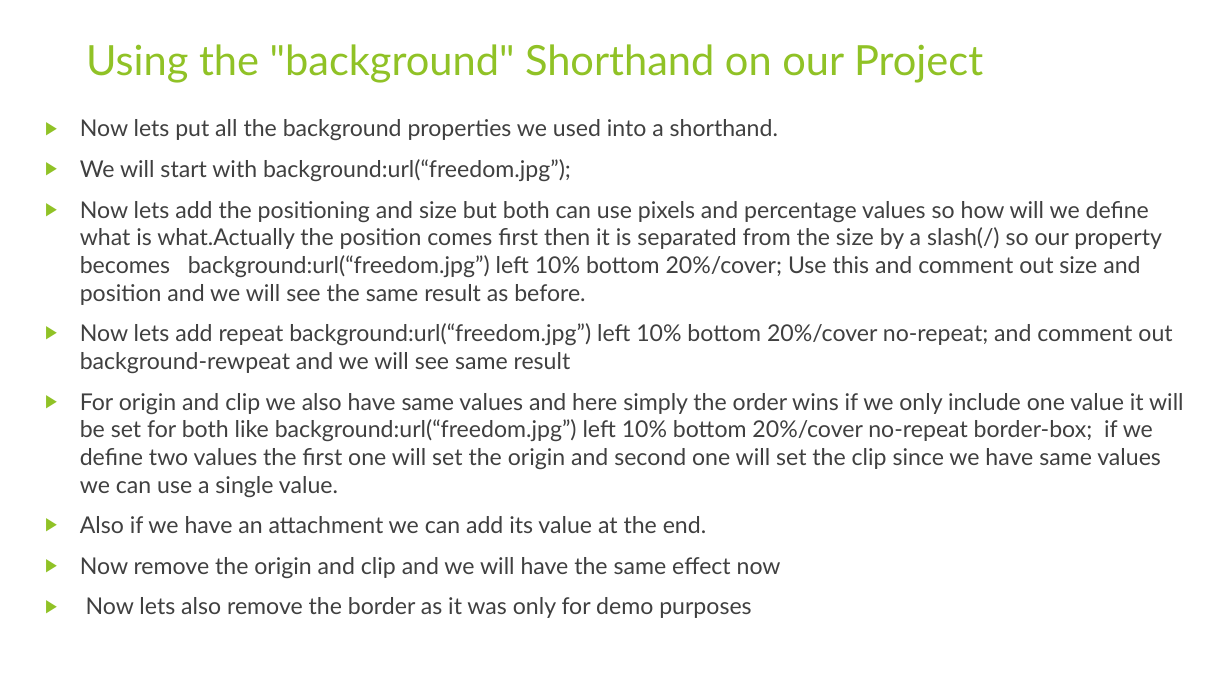
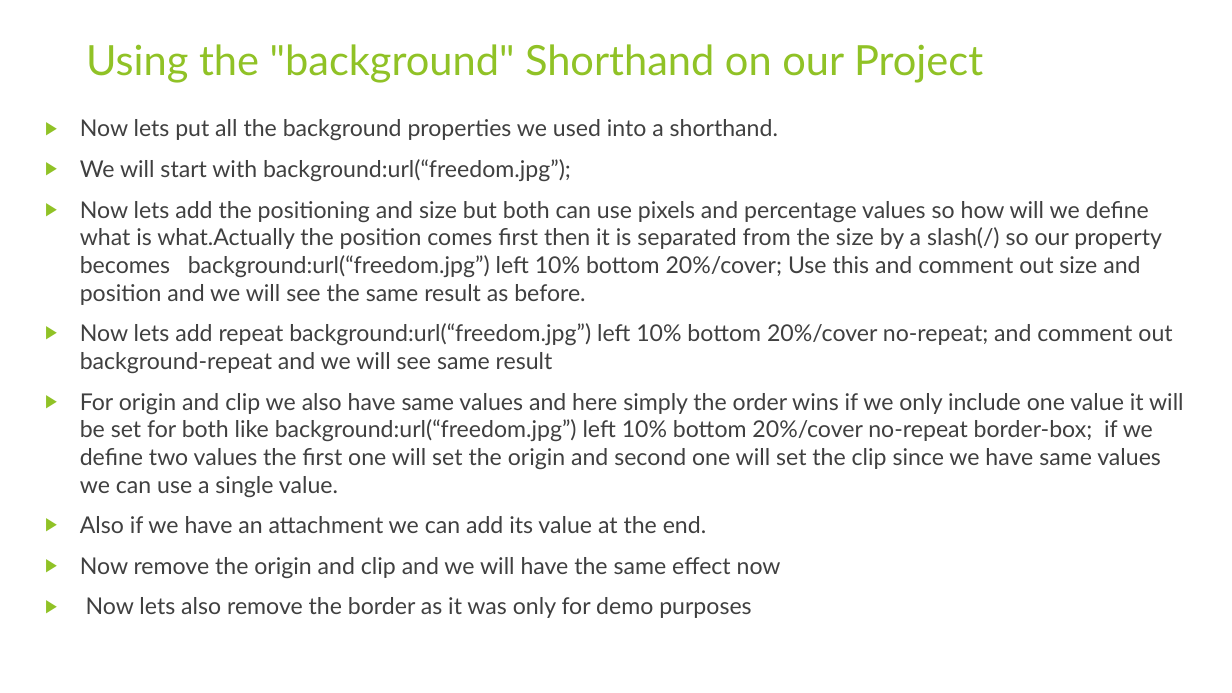
Before and after one commit to rudhrainfogain/CSS, a slide deck: slide 120 of PPT/Css-v7.pptx. Drawn at 1232x693 pixels with LibreOffice and Linux fonts; fonts in the diff are those of the drawing. Boxes give left, top, right and bottom in pixels: in the first picture for what was removed or moved away, otherwise in the second. Text is boxed around its words. In the diff, an @@ line names an element or a change of style, - is before the commit and + after.

```diff
--- a/PPT/Css-v7.pptx
+++ b/PPT/Css-v7.pptx
@@ text at [80,323,1172,373]: text changed @@
-▶ Now lets add repeat background:url(“freedom.jpg”) left 10% bottom 20%/cover no-repeat; and comment out background-rewpeat and we will see same result
+▶ Now lets add repeat background:url(“freedom.jpg”) left 10% bottom 20%/cover no-repeat; and comment out background-repeat and we will see same result
```
Also in this commit, not shown: 2 slides added, 5 other files.
